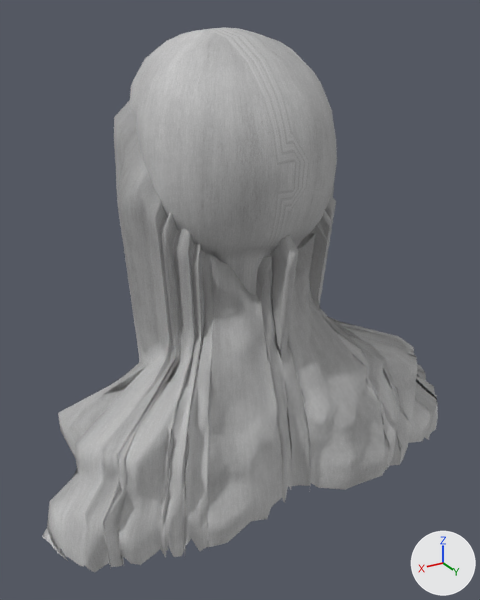
What one commit did to the glTF model assets/people/clothes/hair_w_shoulder/woman.glb.
Camera for both pictures: a 50 mm camera at (0.272, 0.432, 1.625) aimed at (0.005, -0.013, 1.402). The axes (+X, +Y, +Z) are drawn at lower right. The lights are the same throughout. The first picture is the older version.

In view in the first picture: 'hair_w_shoulder_0'.
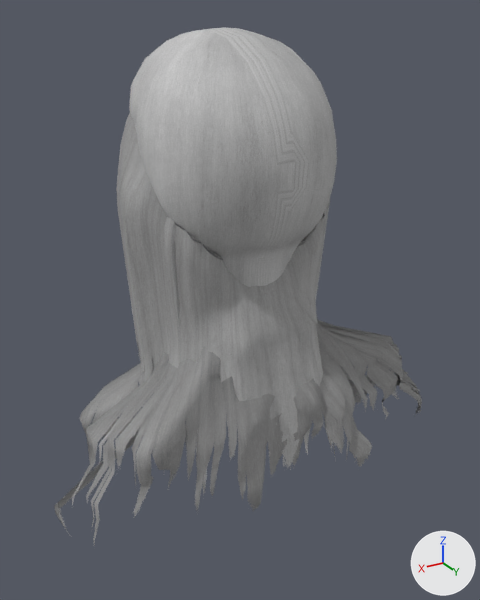
What differs and where, as boxes (x1, y1, x2, y2) in the pictures (480 x 600 px):
'hair_w_shoulder_0', reshaped: before (42, 27, 438, 573); after (129, 27, 337, 287)
'hair_w_shoulder_1', added: after (54, 113, 422, 549)
part 1 of me_hair_w_shoulder_0, deleted: before (42, 100, 438, 573)

Diff of the bpy script that builds the scene:
```diff
--- a/assets/people/clothes/hair_w_shoulder/woman.glb.py
+++ b/assets/people/clothes/hair_w_shoulder/woman.glb.py
@@ img_hairlock_albedo_png @@
+img_hairlock_albedo_png = load_image('hairlock_albedo.png', '../../textures/hairlock_albedo.png', 1024, 1024, 'sRGB')
@@ img_hairlock_orm_png @@
+img_hairlock_orm_png = load_image('hairlock_orm.png', '../../textures/hairlock_orm.png', 1024, 1024, 'Non-Color')
@@ img_hairlock_normal_png @@
+img_hairlock_normal_png = load_image('hairlock_normal.png', '../../textures/hairlock_normal.png', 1024, 1024, 'Non-Color')
@@ mat_hair_w_shoulder_hairlock @@
+mat_hair_w_shoulder_hairlock = bpy.data.materials.new('hair_w_shoulder_hairlock')
+# uses the picture img_hairlock_albedo_png
+# uses the picture img_hairlock_normal_png
+# uses the picture img_hairlock_orm_png
@@ me_hair_w_shoulder_0 @@
 # used by ob_hair_w_shoulder_0; location = (0.0, 0.0, 0.0)
-me_hair_w_shoulder_0.from_pydata(...)  # 3052 vertices, 5656 faces; spans x -0.198..0.197, y -0.138..0.091, z 1.245..1.615
+me_hair_w_shoulder_0.from_pydata(...)  # 514 vertices, 896 faces; spans x -0.078..0.078, y -0.138..0.053, z 1.388..1.615
+# me_hair_w_shoulder_0 part 1: the loose piece of 2538 vertices spanning x -0.198..0.197, y -0.093..0.091, z 1.245..1.567 is deleted
 me_hair_w_shoulder_0.materials.append(mat_hair_w_shoulder_hair)
@@ me_hair_w_shoulder_1 @@
+me_hair_w_shoulder_1.from_pydata(...)  # 1800 vertices, 3400 faces; spans x -0.186..0.184, y -0.088..0.077, z 1.245..1.565
+me_hair_w_shoulder_1.materials.append(mat_hair_w_shoulder_hairlock)
@@ ob_hair_w_shoulder_1 @@
+ob_hair_w_shoulder_1 = bpy.data.objects.new('hair_w_shoulder_1', me_hair_w_shoulder_1)
+ob_hair_w_shoulder_1.location = (0.0, 0.0, 0.0)
```
